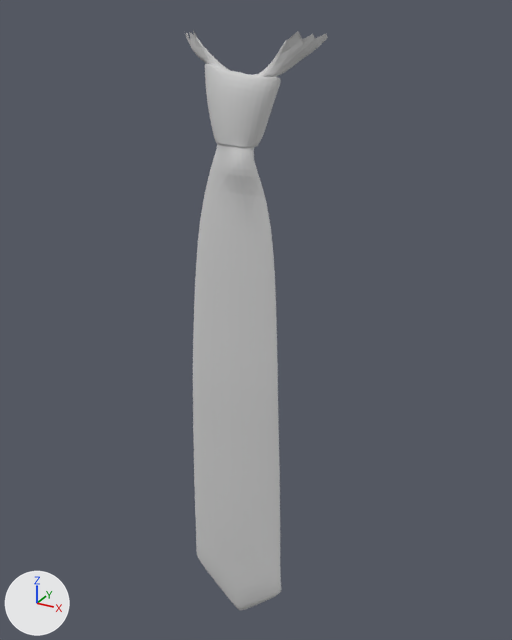
Two versions of the OBJ model KinectFittingRoom/KinectFittingRoom/Resources/Models/Ties/tie_beige.obj, one commit apart.
Both versions are drawn from a 50 mm lens placed at (0.179, -0.33, 0.008), pointed at (0.0, -0.004, -0.156). Every picture has the same lights, and +X, +Y and +Z are marked at lower left. Where no turn or scale is listed for an object, it has been applied to the vertices.

Objects in the first picture: 'Tie.001'.
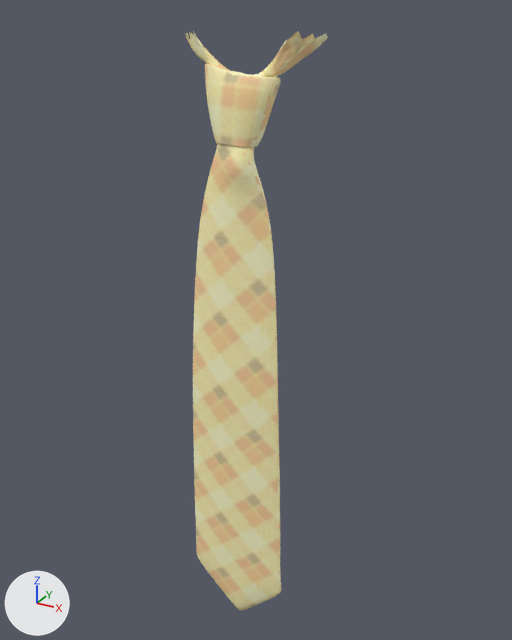
The newer file is also turned or shifted as a whole; pictures and numbers use the older file's frame.

Location of each change, (x1, y1, x2, y2) in pixels of the pictures (512 x 640 px):
'Tie.001', surface changed (grey to beige): (184, 30, 328, 610) in both

The edits, one by one:
Picture 'tie_beige.jpg' (img_tie_beige_jpg) is new.
In material 'Material.005' (mat_material_005), base_color is no longer (0.64, 0.64, 0.64), light grey #d1d1d1.
In material 'Material.005' (mat_material_005), texture is now set to img_tie_beige_jpg.
In material 'Material.005' (mat_material_005), roughness goes from 0.69 to 0.696.
